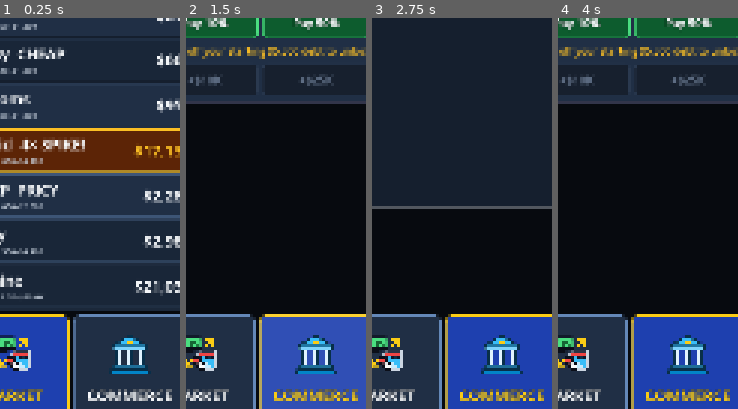
Above: before the commit, frames 1-4 (left to right).
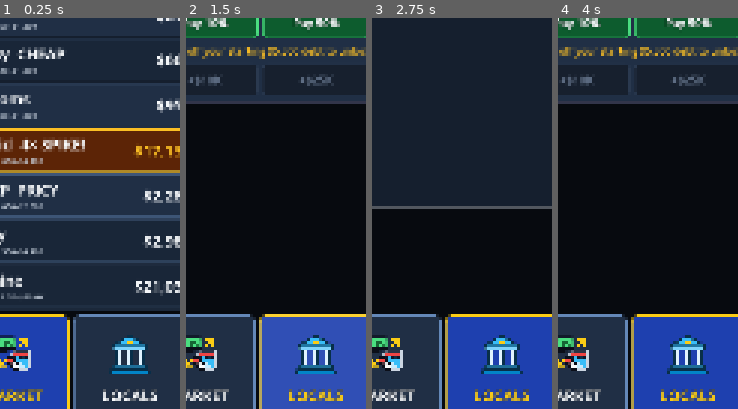
Above: after the commit, the same moments.

Repository: TimGoergen/dope-wars
Game: Godot game, scene res://Main.tscn
Same seed, same stepped clock (60 frames per second), same inputs: the game is played once before the commit and once after it.
Inputs (mouse positions are % of the whole screen's width and height, from its top left):
- Up to frame 1 (0.25 s): no input
- Up to frame 2 (1.5 s): click (50, 92) at 0.5 s, where only the run before the commit has a clickable "COMMERCE"; click (50, 92) at 1.25 s, where only the run after the commit has a clickable "LOCALS"
- Up to frame 3 (2.75 s): click (13, 17) at 2.02 s
- Up to frame 4 (4 s): click (87, 17) at 2.77 s; click "Dep 25%" at 3.5 s
The pictures show only the part of the screen within x 14-64%, y 48-98%; the shares and areas given below are measured in that part.

The runs differ from the first frame. In frame 1, 1.0% of the frame differs, in the area x 48-96%, y 94-98%; in frame 2, 1.1%; in frame 3, 1.1%; in frame 4, 1.1%.

Commit message:
Rename commerce tab to LOCALS

Diff:
--- a/game/scripts/Main.gd
+++ b/game/scripts/Main.gd
@@ -535,7 +535,7 @@
 
 	var tab_defs := [
 		["MARKET", "market", 0],
-		["COMMERCE", "bank", 1],
+		["LOCALS", "bank", 1],
 		["KINGPIN", "crown", 2]
 	]
 
@@ -1074,7 +1074,7 @@
 
 	# 5. Update Tab 1 button icon with current neighborhood spot SVG icon
 	if _tab_buttons.size() >= 2:
-		_tab_buttons[1].text = "COMMERCE"
+		_tab_buttons[1].text = "LOCALS"
 		_tab_buttons[1].icon = UiIcons.get_icon(UiIcons.icon_for_district(state.current_district_id), 124)
 
 	# 6. Refresh Active Modals (Combat or Street Encounter)
--- a/game/sim/UiLayoutTest.gd
+++ b/game/sim/UiLayoutTest.gd
@@ -69,7 +69,7 @@
 	var tab0_rect: Rect2 = tab0_btn.get_global_rect()
 	var tab0_sb: StyleBoxFlat = tab0_btn.get_theme_stylebox("normal") as StyleBoxFlat
 	var tab2_sb: StyleBoxFlat = tab2_btn.get_theme_stylebox("normal") as StyleBoxFlat
-	if tab0_rect.size.y < 196.0 or tab0_rect.end.y > 2353.0 or tab0_sb.corner_radius_bottom_left != 64 or tab2_sb.corner_radius_bottom_right != 64 or tab0_btn.icon != UiIcons.get_icon("market", 124) or main._tab_buttons[1].text != "COMMERCE":
+	if tab0_rect.size.y < 196.0 or tab0_rect.end.y > 2353.0 or tab0_sb.corner_radius_bottom_left != 64 or tab2_sb.corner_radius_bottom_right != 64 or tab0_btn.icon != UiIcons.get_icon("market", 124) or main._tab_buttons[1].text != "LOCALS":
 		push_error("FAIL [Bottom Tab Bar]: rect=%s bl=%d br=%d" % [str(tab0_rect), tab0_sb.corner_radius_bottom_left, tab2_sb.corner_radius_bottom_right])
 		quit(1)
 		return
